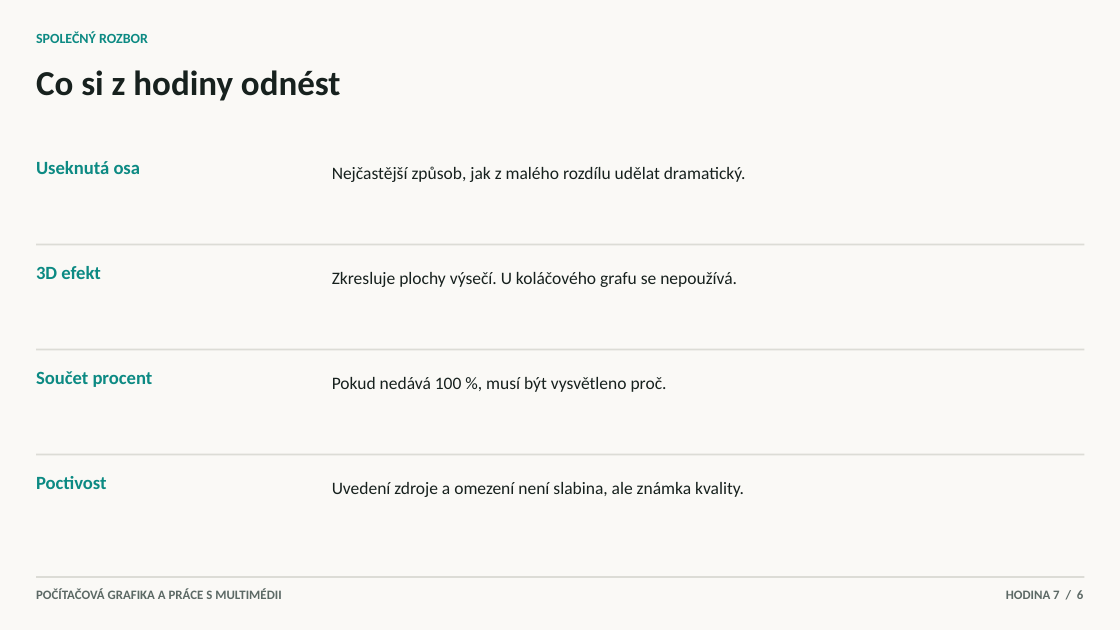
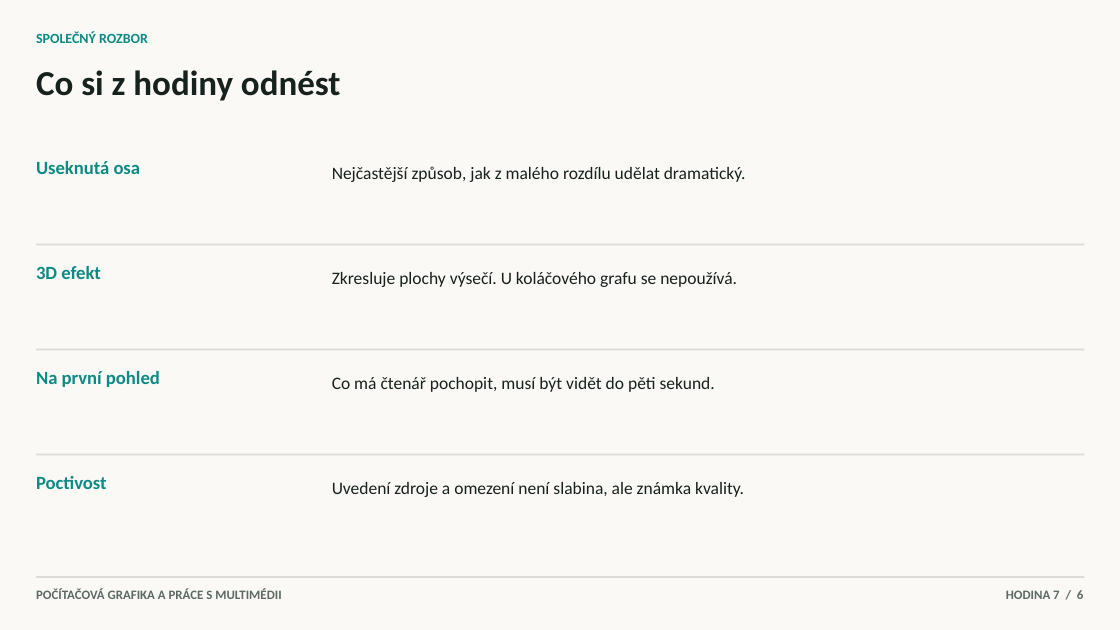
Before and after one commit to hlaska18/karel_hlas-web, a slide deck: slide 6 of public/materialy/1L/6/Prezentace k hodinám/7. Infografika a prezentace.pptx. Drawn at 1120x630 pixels with LibreOffice and Linux fonts; fonts in the diff are those of the drawing. Boxes give left, top, right and bottom in pixels: in the first picture for what was removed or moved away, otherwise in the second. Text is boxed around its words. In the diff, an @@ line names an element or a change of style, - is before the commit and + after.

```diff
--- a/public/materialy/1L/6/Prezentace k hodinám/7. Infografika a prezentace.pptx
+++ b/public/materialy/1L/6/Prezentace k hodinám/7. Infografika a prezentace.pptx
@@ text at <box>36,371,160,387</box>: text changed @@
-Součet procent
+Na první pohled
@@ text at <box>332,377,715,392</box>: text changed @@
-Pokud nedává 100 %, musí být vysvětleno proč.
+Co má čtenář pochopit, musí být vidět do pěti sekund.
```
Also in this commit, not shown: 5 other slides changed, 13 other files.
